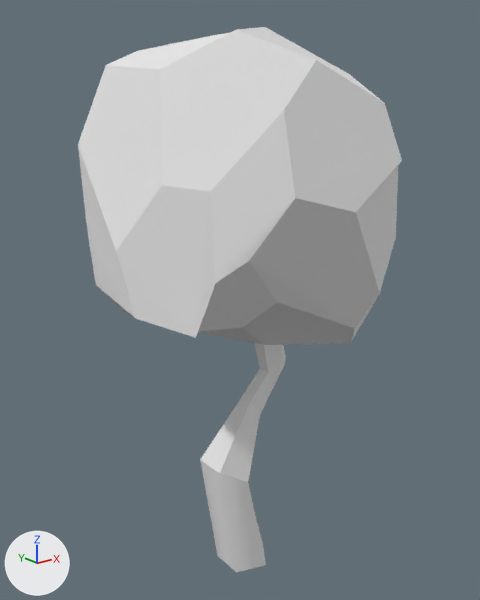
The OBJ model Python/Very Basic 3D Rendering Engine/Models/low_poly_tree.obj as it was, and as the next commit left it.
Before and after are seen from a 50 mm lens placed at (-88.9, -111.4, 110.7), pointed at (-2.6, -3.5, 67.5). Every picture has the same lights, and +X, +Y and +Z are marked at lower left. The picture after the commit comes second. Where no turn or scale is listed for an object, it has been applied to the vertices.

Names of what the first picture shows: 'low_poly_tree'.
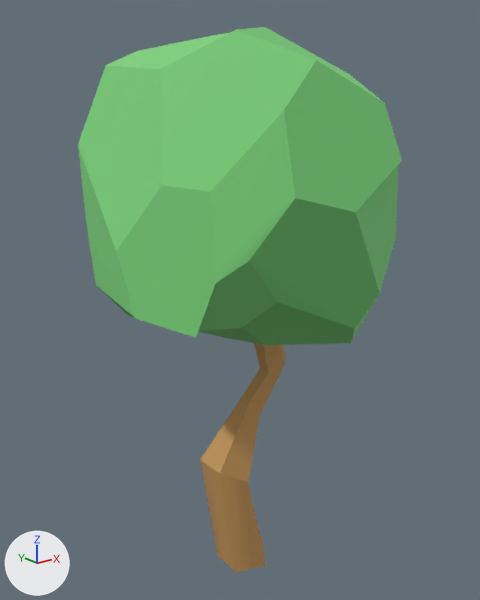
What differs and where, as boxes [x1, y1, x2, y2] in the pictures (480 x 600 px):
'low_poly_tree', recoloured (white to green)
    both: [78, 27, 402, 572]

Diff of the bpy script that builds the scene:
```diff
--- a/Python/Very Basic 3D Rendering Engine/Models/low_poly_tree.obj.py
+++ b/Python/Very Basic 3D Rendering Engine/Models/low_poly_tree.obj.py
@@ mat_wire_154185229 @@
 mat_wire_154185229 = principled_material('wire_154185229')
-mat_wire_154185229.base_color = (0.8, 0.8, 0.8)  # white #e7e7e7
+mat_wire_154185229.base_color = (0.2, 0.65, 0.2)  # green #7cd37c
 mat_wire_154185229.roughness = 1.0
@@ mat_wire_224086086 @@
 mat_wire_224086086 = principled_material('wire_224086086')
-mat_wire_224086086.base_color = (0.8, 0.8, 0.8)  # white #e7e7e7
+mat_wire_224086086.base_color = (0.55, 0.3, 0.1)  # orange #c49559
 mat_wire_224086086.roughness = 1.0
```
